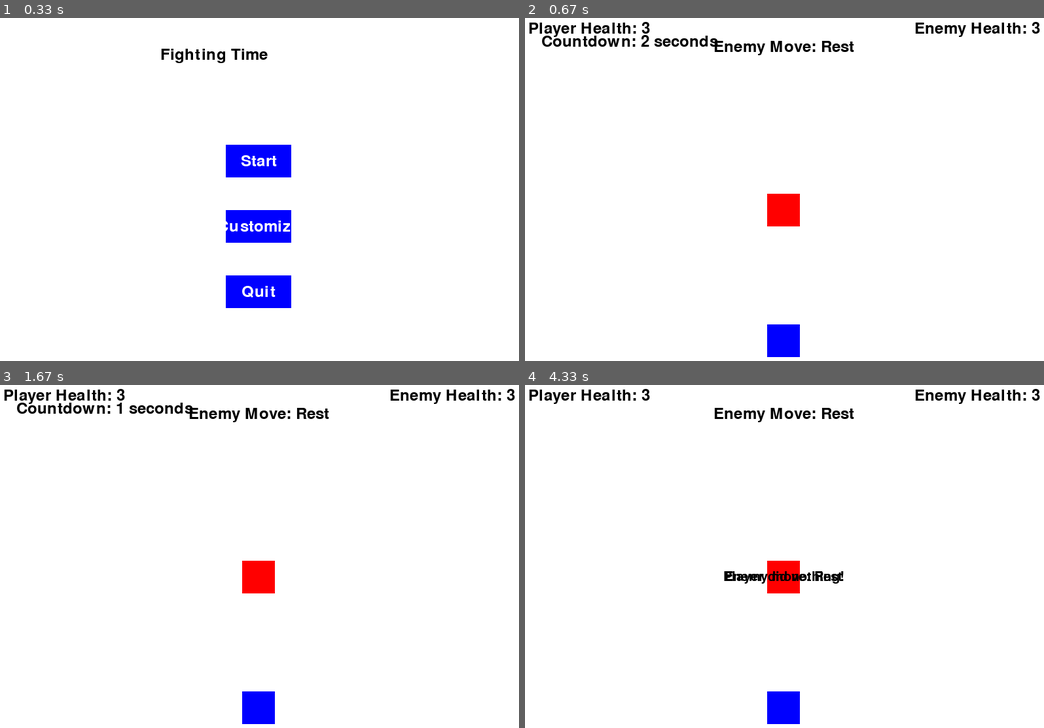
Above: before the commit, frames 1-4 (two rows, left to right).
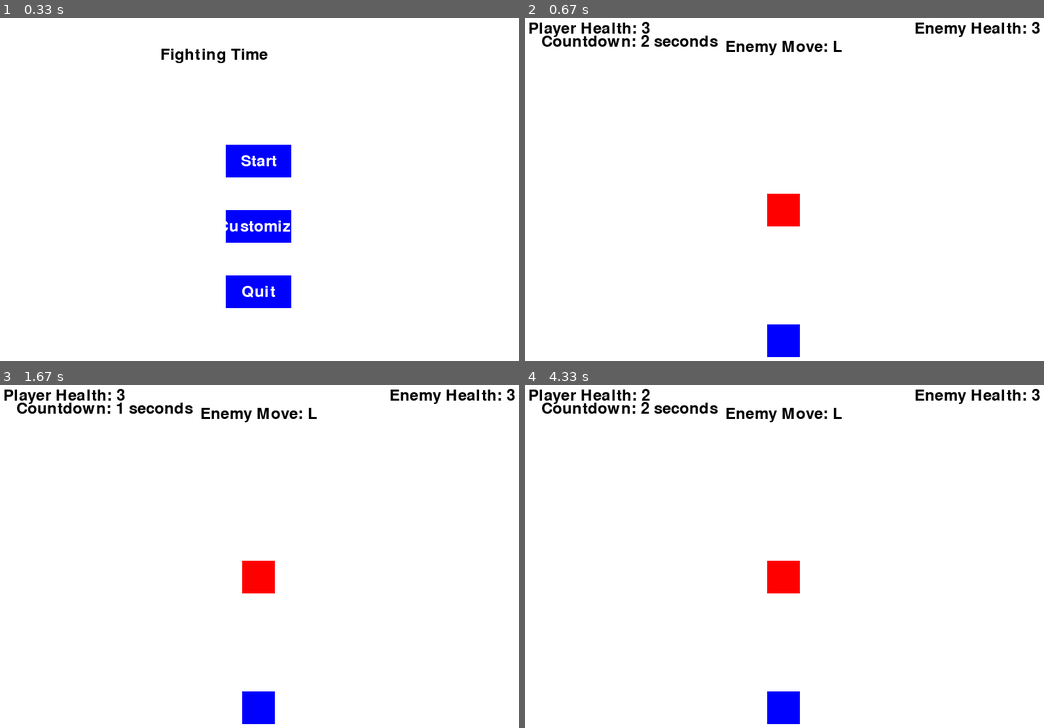
Above: after the commit, the same moments.

Repository: PKim59/ACIT2515_PygameProject
Game: pygame game, started from main.py
Same seed, same stepped clock (60 frames per second), same inputs: the game is played once before the commit and once after it.
Inputs:
- Up to frame 1 (0.33 s): no input
- Up to frame 2 (0.67 s): click "Start" at 0.38 s
- Up to frame 3 (1.67 s): hold D 0.67-1.13 s
- Up to frame 4 (4.33 s): hold S 2.73-3.2 s

Frame 1 is identical in both runs. In frame 2, 0.6% of the frame differs, in the area x 36-64%, y 6-11%; in frame 3, 0.6%; in frame 4, 1.6%, in the area x 3-64%, y 1-58%.

Commit message:
animation not working, ask Tim for help during demo

Diff:
--- a/patterns.toml
+++ b/patterns.toml
@@ -1,6 +1,6 @@
 [Enemy1]
-pattern = ["Rest"]
-fpattern = ["L", "L", "R", "L", "L", "R", "L", "L", "Both", "Rest", "Rest"]
+fpattern = ["Rest"]
+pattern = ["L", "L", "R", "L", "L", "R", "L", "L", "Both", "Rest", "Rest"]
 
 [Enemy2]
 pattern = ["R", "R", "Both", "L", "L", "Both", "Both", "Both", "Both", "Rest"]
--- a/screens/game_screen.py
+++ b/screens/game_screen.py
@@ -15,11 +15,22 @@
 timer_interval = 3000
 countdown_timer = timer_interval
 start_time = pygame.time.get_ticks()
+player = Player()
+# Define enemy names and load all enemies
+enemy_names = ["Enemy1", "Enemy2", "Enemy3"]
+enemies = [Enemy(name) for name in enemy_names]
+enemy_counter = 0
+#default enemy so the stupid function stops freaking out
+enemy = enemies[0]
+isAnimating = False
+isReturning = False
+
+original_player_pos = player.rect.x, player.rect.y
+original_enemy_pos = enemy.rect.x, enemy.rect.y
 
 # Initialize Pygame
 pygame.init()
 pygame.time.set_timer(pygame.USEREVENT, 3000)  # 2000 milliseconds = 2 seconds
-
 
 def display_message(screen, message, font_size, duration):
     font = pygame.font.Font(None, font_size)
@@ -29,23 +40,38 @@
     pygame.display.flip()
     pygame.time.delay(duration)
 
+def update_positions():
+    global isAnimating, original_player_pos, original_enemy_pos, isReturning
+    if isAnimating:
+        if not isReturning:
+            midpoint_x = (original_player_pos[0] + original_enemy_pos[0]) / 2
+            midpoint_y = (original_player_pos[1] + original_enemy_pos[1]) / 2
+
+            player.rect.x = midpoint_x if player.rect.x < midpoint_x else midpoint_x
+            player.rect.y = midpoint_y if player.rect.y < midpoint_y else midpoint_y
+            enemy.rect.x = midpoint_x if enemy.rect.x < midpoint_x else midpoint_x
+            enemy.rect.y = midpoint_y if enemy.rect.y < midpoint_y else midpoint_y
+
+            isReturning = True
+        else:
+            player.rect.x = original_player_pos[0]
+            player.rect.y = original_player_pos[1]
+            enemy.rect.x = original_enemy_pos[0]
+            enemy.rect.y = original_enemy_pos[1]
+
+            isAnimating = False
+            isReturning = False
+
 def main_game(screen, clock, level=1, custom_pattern=None):
+    global original_player_pos, original_enemy_pos, isAnimating
     start_time = pygame.time.get_ticks()
     player_input = None
-    running = True
-    player = Player()
+    isAnimating = False
 
     # Load patterns from the TOML file
     with open("patterns.toml", "r") as file:
         patterns = toml.load(file)
-
-    # Define enemy names
-    enemy_names = ["Enemy1", "Enemy2", "Enemy3"]
-
-    # Create Enemy instances and load patterns
-    enemies = [Enemy(name) for name in enemy_names]
     enemy_counter = 0
-
     if level == 1:
         enemy = enemies[enemy_counter]
     elif level == 2:
@@ -55,9 +81,12 @@
     elif custom_pattern is not None:
         enemy = enemies[3]
 
+    original_player_pos = (player.rect.x, player.rect.y)
+    original_enemy_pos = (enemy.rect.x, enemy.rect.y)
+
     enemy.load_pattern(patterns)
-    print(f"Loading patterns for {enemy.name}")
-    print(f"Loaded patterns: {enemy.pattern}")
+    # print(f"Loading patterns for {enemy.name}")
+    # print(f"Loaded patterns: {enemy.pattern}")
 
     enemy_pattern_index = 0
 
@@ -76,7 +105,7 @@
         # Draw the player
         screen.blit(player.image, player.rect)
 
-        # Draw the enemies
+        # Draw the enemy
         screen.blit(enemy.image, enemy.rect)
 
         # Display player health in the upper left corner
@@ -93,6 +122,8 @@
         screen.blit(enemy_move_text, text_rect)
 
         pygame.display.flip()
+        update_positions()
+        isAnimating = False
 
         for event in pygame.event.get():
             if event.type == pygame.QUIT:
@@ -108,30 +139,37 @@
                     player_input = "w"
                 elif event.key == pygame.K_s:
                     player_input = "s"
+            # timer event cycle code: remember any gameplay triggers occur here.
             elif event.type == pygame.USEREVENT:
                 enemy.load_pattern(patterns)
                 enemy_move = enemy.get_next_move(enemy_pattern_index)
-                display_message(screen, f"Enemy move: {enemy_move}", 30, 1000)
                 if (
                     (player_input == "a" and enemy_move == "L")
                     or (player_input == "d" and enemy_move == "R")
                     or (player_input == "s" and enemy_move == "Both")
                 ):
-                    successful_parry = True
-                    if successful_parry:
-                        display_message(screen, "Player successfully parried!", 30, 1000)
-                        successful_parry = False
+                    isAnimating = True
+                    print(f"isAnimating: {isAnimating}")
+                    update_positions()
+                    success_text = font.render("PARRY!", True, (0, 0, 0))
+                    success_location = success_text.get_rect(center=(400, 500))
+                    screen.blit(success_text, success_location)
+                    pygame.display.flip()
+                    pygame.time.delay(1000)
+
                 elif (player_input == "w" and enemy_move == "Rest"):
                     display_message(screen, "Player attacked the enemy!", 30, 1000)
                     enemy.hp -= 1
                 else:
                     display_message(screen, "Player did nothing!", 30, 1000)
                     player.hp -= 1
-                print(enemy_pattern_index)
-                print(enemy.get_next_move(enemy_pattern_index))
-                print(enemies)
+                # print(enemy_pattern_index)
+                # print(enemy.get_next_move(enemy_pattern_index))
+                # print(enemies)
                 enemy_pattern_index = (enemy_pattern_index + 1)
                 start_time = pygame.time.get_ticks()
+
+        update_positions()
 
         remaining_time = max(0, timer_interval - (pygame.time.get_ticks() - start_time))
 
@@ -143,13 +181,14 @@
             victory_screen = VictoryScreen()
             if victory_screen.display():
                 level += 1
-                if enemy_counter >= len(enemies):
+                if enemy_counter > len(enemies):
                     enemy_counter = 0
                 else:
                     enemy = enemies[enemy_counter + 1]
                 enemy.hp = 3
                 enemy_pattern_index = 0
                 successful_parry = False
+                pygame.display.flip()
 
         # Check for game over conditions
         if player.hp == 0:
@@ -161,6 +200,7 @@
                     # Restart the game
                     main_game(screen, clock, level=1)
                 elif choice == "customize":
+                    #go to customize screen
                     customize_screen = CustomizeScreen()
                     customize_screen.run()
                     pass
